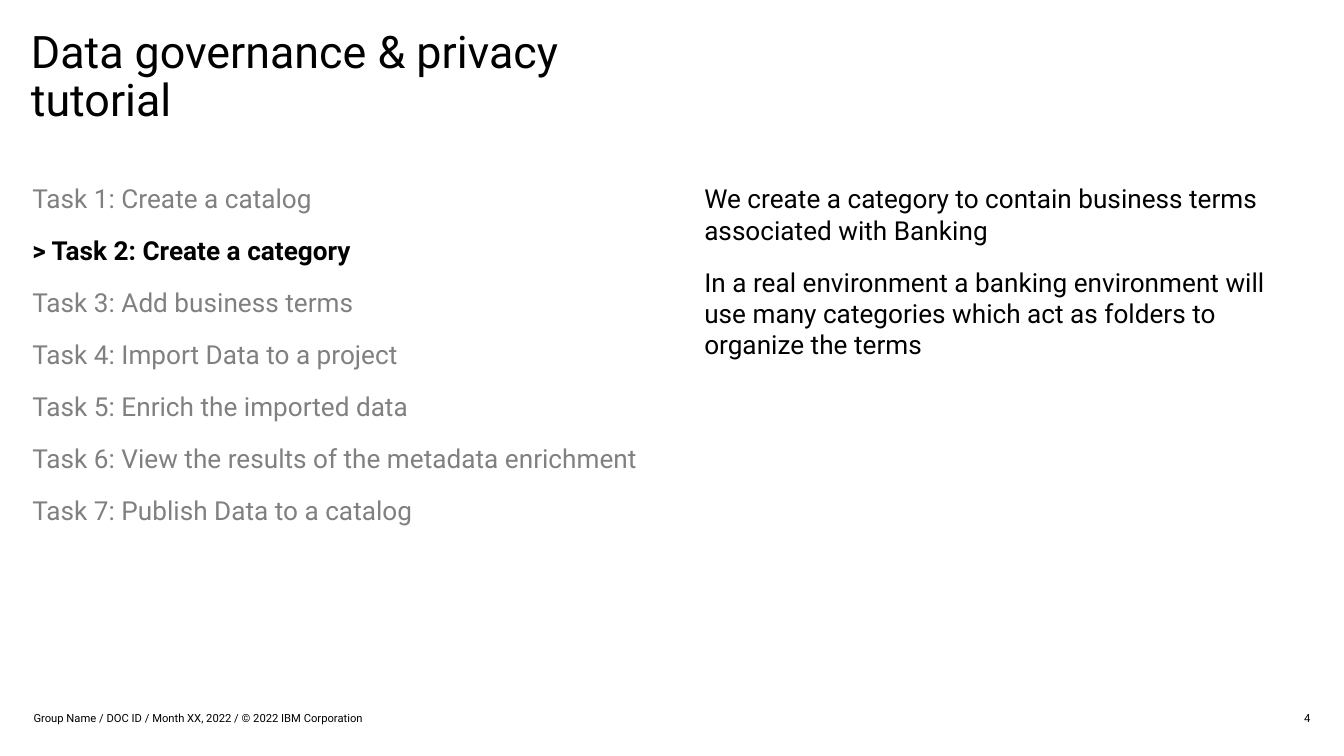
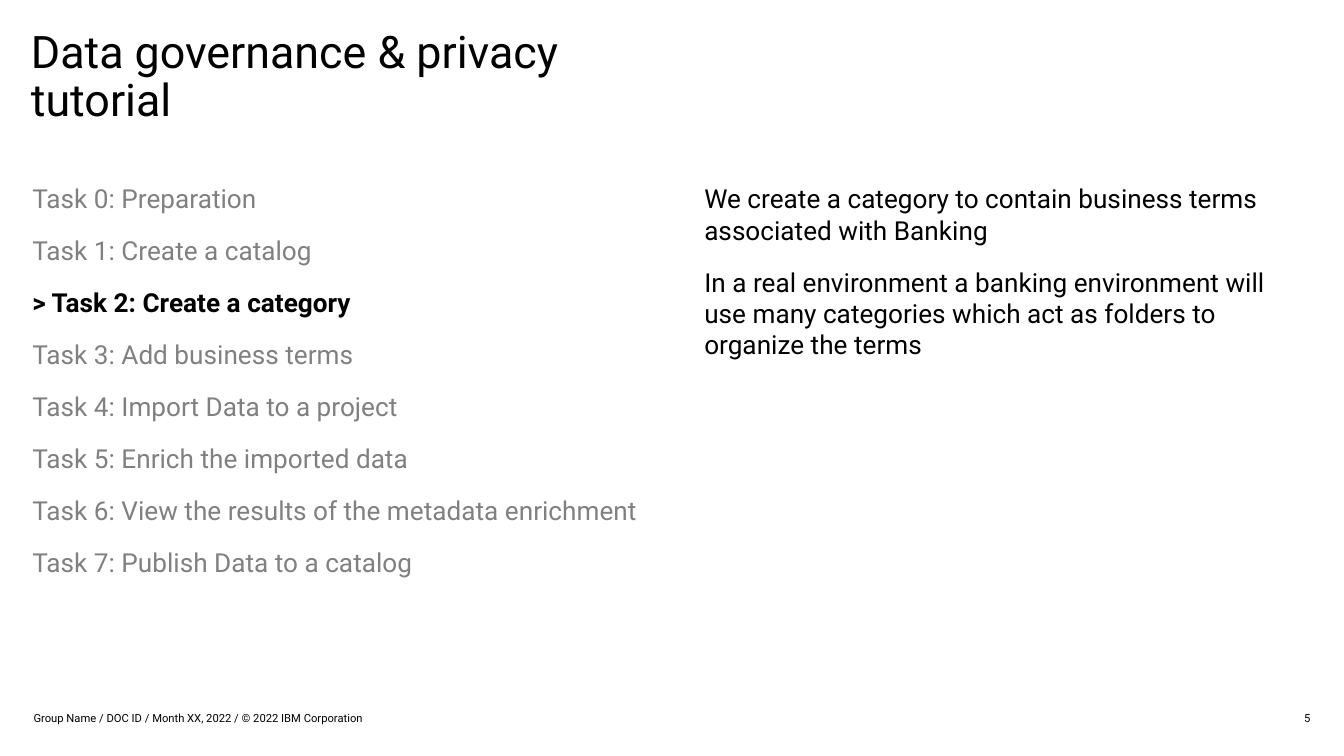
Before and after one commit to IBM/ai-data-workshop, a slide deck: slide 5 of data-governance-lab/DataAndGovernanceLab.pptx (slide 4 before the commit). Drawn at 1344x756 pixels with LibreOffice and Linux fonts; fonts in the diff are those of the drawing. Boxes give left, top, right and bottom in pixels: in the first picture for what was removed or moved away, otherwise in the second. Text is boxed around its words. In the diff, an @@ line names an element or a change of style, - is before the commit and + after.

```diff
--- a/data-governance-lab/DataAndGovernanceLab.pptx
+++ b/data-governance-lab/DataAndGovernanceLab.pptx
@@ text at <box>32,188,256,213</box>: paragraph added @@
+Task 0: Preparation
@@ page number at <box>1304,714,1310,722</box>: text changed @@
-4
+5
```
Also in this commit, not shown: 6 other slides changed, 1 slide added, 1 other file.
